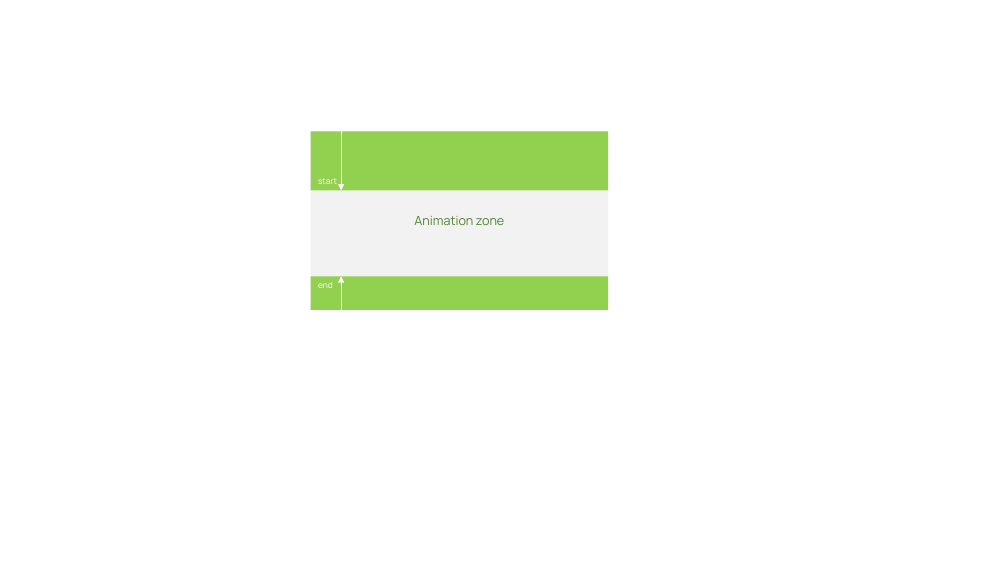
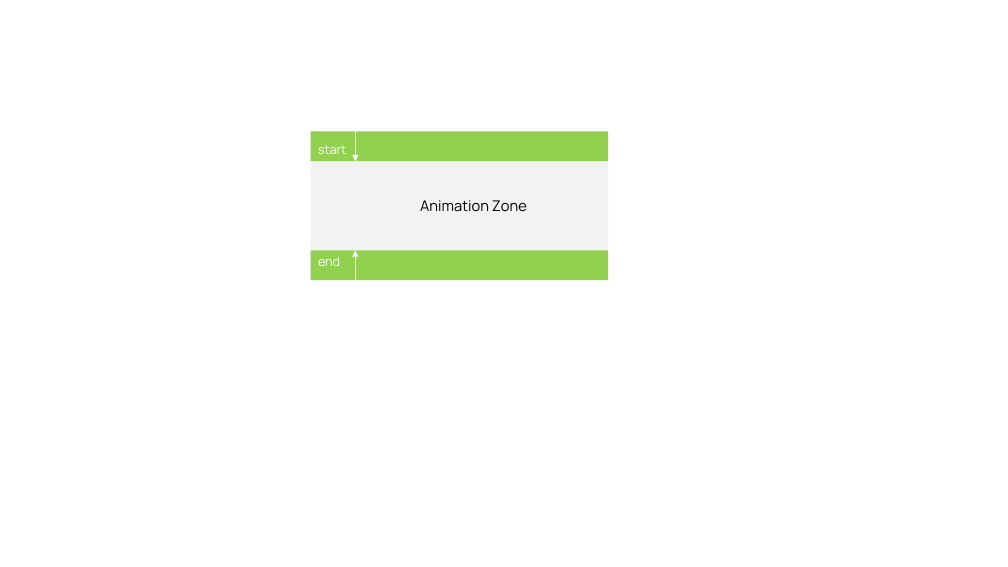
Before and after one commit to glpla/glpla.github.io, a slide deck: slide 14 of utils/file/charts.pptx. Drawn at 1008x567 pixels with LibreOffice and Linux fonts; fonts in the diff are those of the drawing. Boxes give left, top, right and bottom in pixels: in the first picture for what was removed or moved away, otherwise in the second. Text is boxed around its words. In the diff, an @@ line names an element or a change of style, - is before the commit and + after.

```diff
--- a/utils/file/charts.pptx
+++ b/utils/file/charts.pptx
@@ rectangle "start": place and size @@
-rectangle "start" at bbox=[311, 132, 609, 191]
+rectangle "start" at bbox=[311, 132, 609, 161]
@@ rectangle "start" at bbox=[311, 132, 609, 161]: size 8 to 12 pt @@
@@ rectangle added at bbox=[311, 132, 609, 281], fill #F2F2F2 @@
@@ arrow moved from (341, 132) - (341, 191) to (355, 132) - (355, 161) @@
@@ text "Animation Zone": place and size @@
-text "Animation Zone" at bbox=[311, 132, 609, 310]
+text "Animation Zone" at bbox=[420, 200, 527, 212]
@@ text "Animation Zone" at bbox=[420, 200, 527, 212]: vertical alignment middle to top; fill #F2F2F2 to none @@
@@ text at bbox=[420, 200, 527, 212]: text changed; size 12 to 14 pt; text colour #548235 to #000000 @@
-Animation zone
+Animation Zone
@@ rectangle "end" at bbox=[311, 250, 609, 280]: size 8 to 12 pt @@
@@ rectangle "end": place and size @@
-rectangle "end" at bbox=[311, 277, 609, 311]
+rectangle "end" at bbox=[311, 250, 609, 280]
@@ arrow moved from (341, 310) - (341, 277) to (355, 281) - (355, 250) @@
```
Also in this commit, not shown: 4 slides added, 39 other files.
